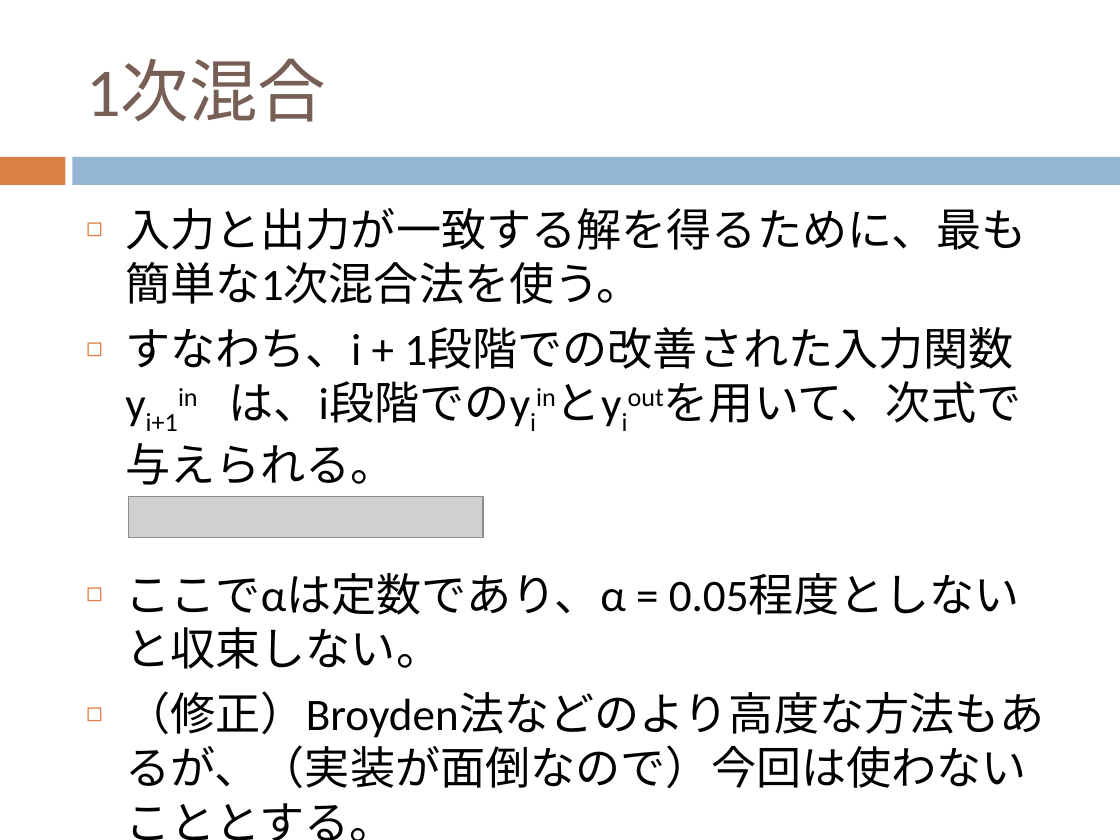
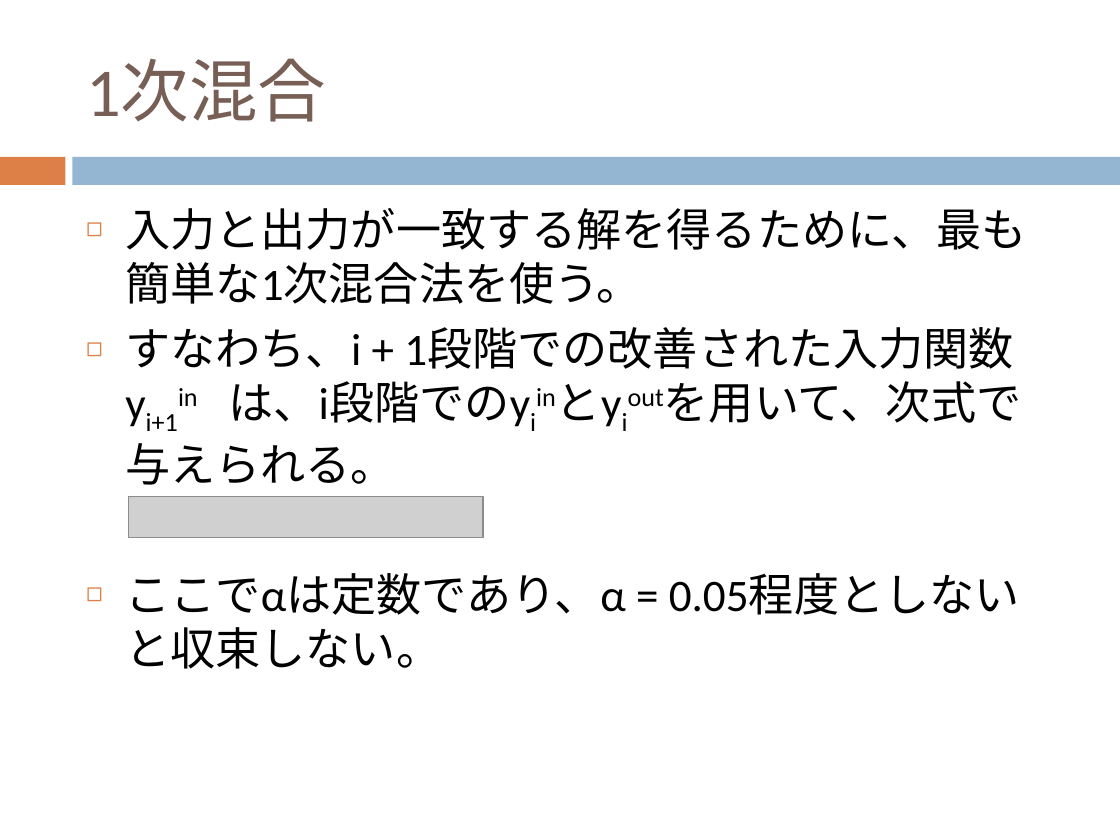
Before and after one commit to dc1394/Thomas_Fermi, a slide deck: slide 8 of src/thomasfermi/Document/Thomas-Fermi方程式のFEMによる解法.pptx (slide 9 before the commit). Drawn at 1120x840 pixels with LibreOffice and Linux fonts; fonts in the diff are those of the drawing; grey boxes stand for pictures. Boxes give left, top, right and bottom in pixels: in the first picture for what was removed or moved away, otherwise in the second. Text is boxed around its words. In the diff, an @@ line names an element or a change of style, - is before the commit and + after.

```diff
--- a/src/thomasfermi/Document/Thomas-Fermi方程式のFEMによる解法.pptx
+++ b/src/thomasfermi/Document/Thomas-Fermi方程式のFEMによる解法.pptx
@@ text at (125,691,1045,840): paragraph removed @@
-◻ （修正）Broyden法などのより高度な方法もあるが、（実装が面倒なので）今回は使わないこととする。
```
Also in this commit, not shown: 1 other slide changed, 1 slide removed, 10 other files.
